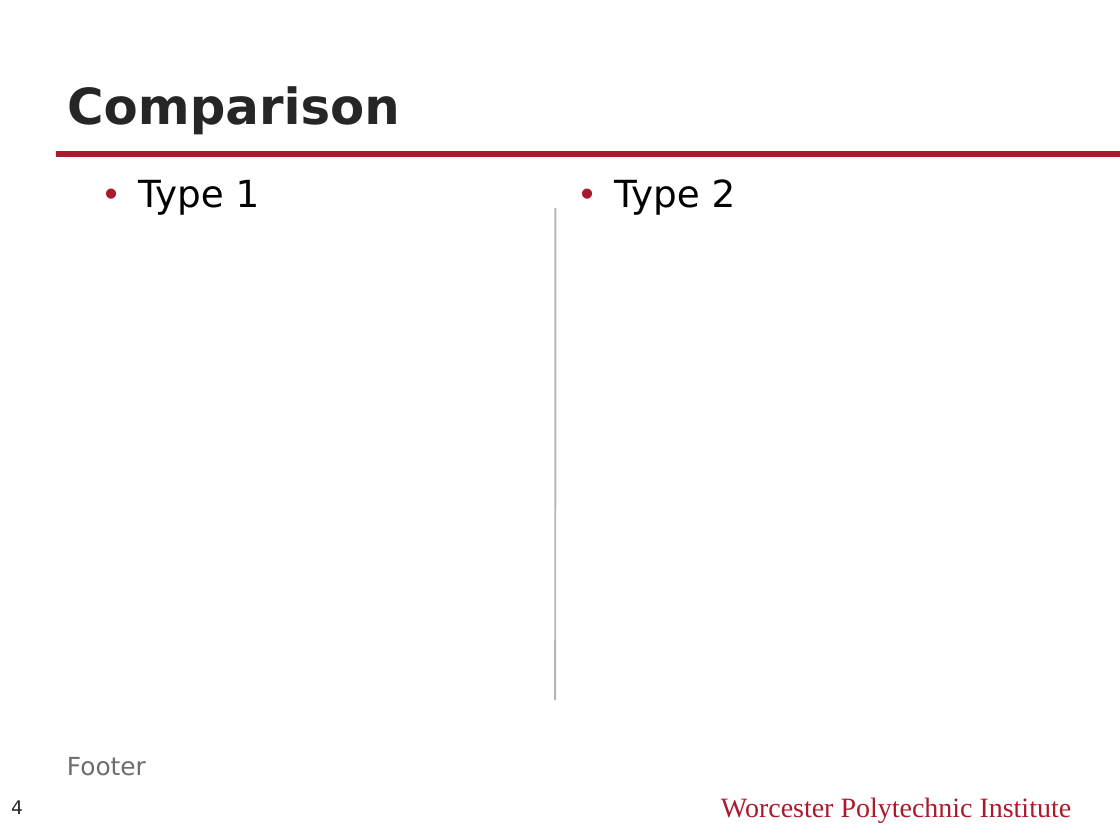
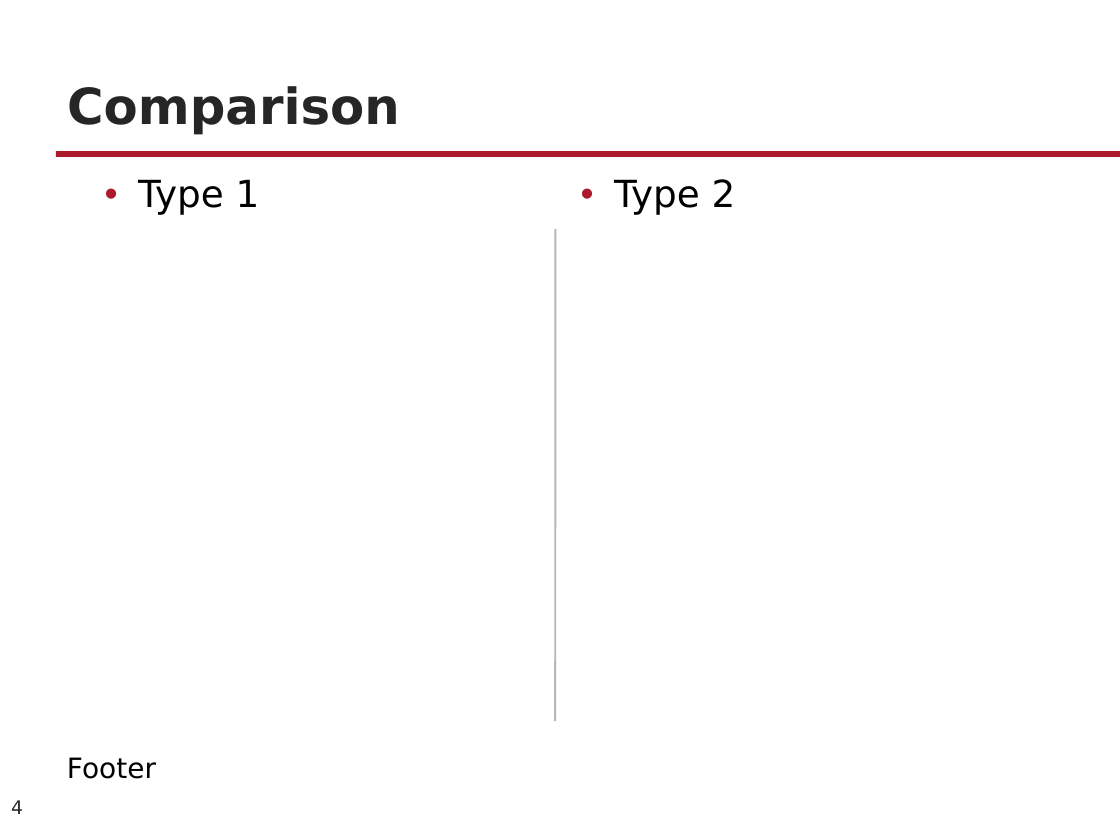
Before and after one commit to NESTLab/PresentationTemplates, a slide deck: slide 4 of PPT/NESTLab Slide Template.pptx. Drawn at 1120x840 pixels with LibreOffice and Linux fonts; fonts in the diff are those of the drawing; background and template pictures are left out. Boxes give left, top, right and bottom in pixels: in the first picture for what was removed or moved away, otherwise in the second. Text is boxed around its words. In the diff, an @@ line names an element or a change of style, - is before the commit and + after.

```diff
--- a/PPT/NESTLab Slide Template.pptx
+++ b/PPT/NESTLab Slide Template.pptx
@@ line moved from (556, 208) - (556, 700) to (556, 230) - (556, 721) @@
@@ text "Footer" at (67, 757, 156, 779): size 16 to 18 pt, text colour #6D6D6D to #000000 @@
@@ text removed at (721, 797, 1072, 823) @@
-Worcester Polytechnic Institute
```
Also in this commit, not shown: 5 other slides changed, 1 other file.
